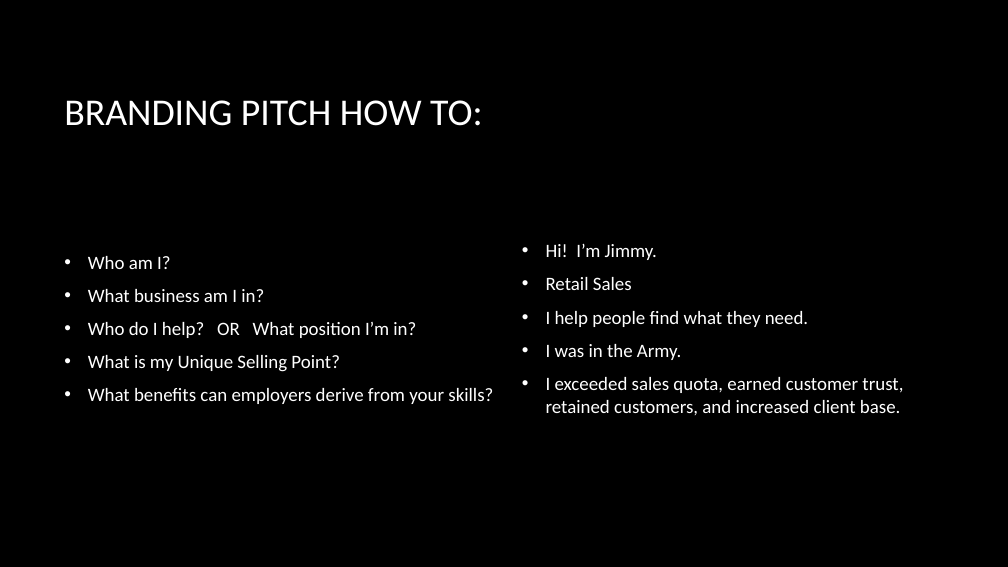
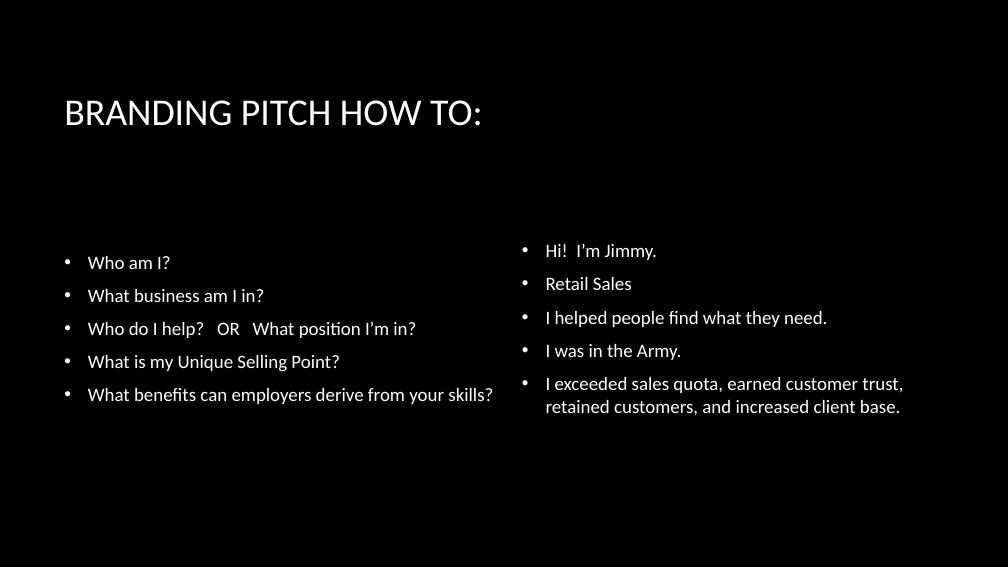
Before and after one commit to ar94952/Workshops, a slide deck: slide 9 of Branding pitch.pptx. Drawn at 1008x567 pixels with LibreOffice and Linux fonts; fonts in the diff are those of the drawing; background and template pictures are left out. Boxes give left, top, right and bottom in pixels: in the first picture for what was removed or moved away, otherwise in the second. Text is boxed around its words. In the diff, an @@ line names an element or a change of style, - is before the commit and + after.

```diff
--- a/Branding pitch.pptx
+++ b/Branding pitch.pptx
@@ text at [546, 311, 827, 327]: text changed @@
-• I help people find what they need.
+• I helped people find what they need.
```
Also in this commit, not shown: 5 other slides changed.
